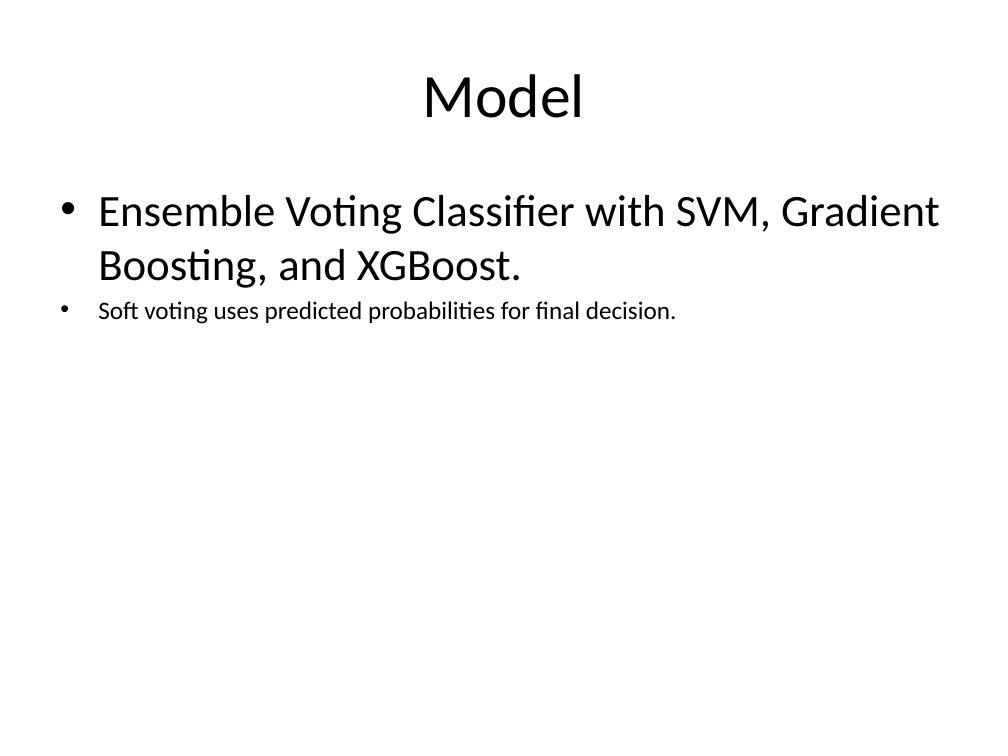
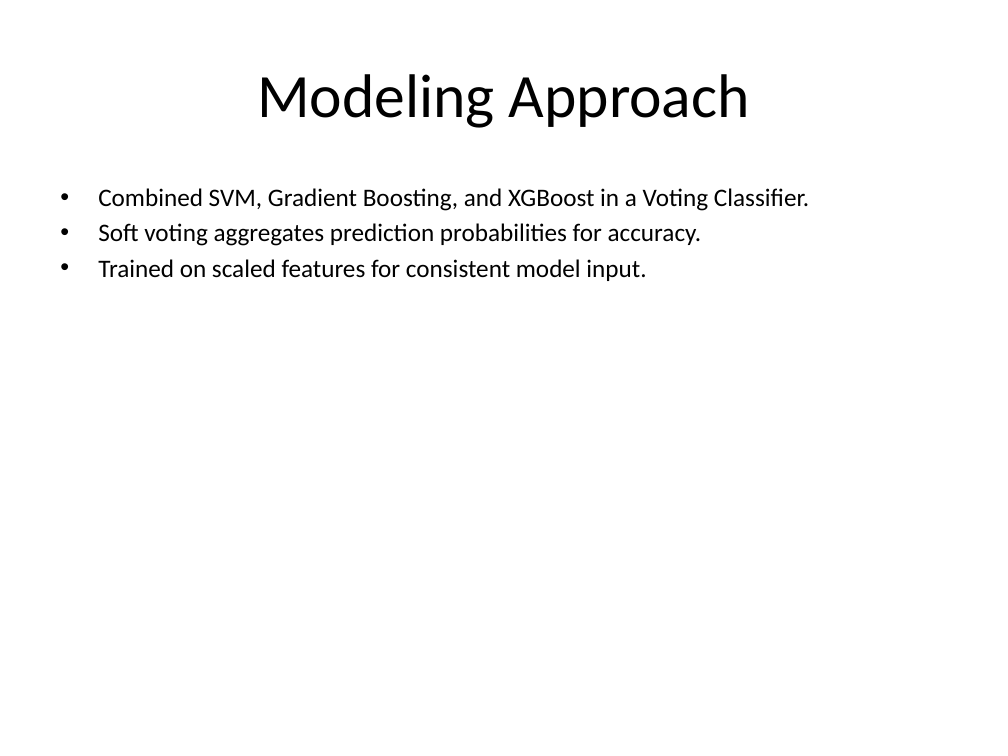
Before and after one commit to Luckyrajbhar/bank-customer-churn-ml, a slide deck: slide 5 of Bank_Churn_Presentation.pptx (slide 4 before the commit). Drawn at 1008x756 pixels with LibreOffice and Linux fonts; fonts in the diff are those of the drawing. Boxes give left, top, right and bottom in pixels: in the first picture for what was removed or moved away, otherwise in the second. Text is boxed around its words. In the diff, an @@ line names an element or a change of style, - is before the commit and + after.

```diff
--- a/Bank_Churn_Presentation.pptx
+++ b/Bank_Churn_Presentation.pptx
@@ title at [257,74,750,128]: text changed @@
-Model
+Modeling Approach
@@ text at [98,188,809,281]: text changed; size 32 to 18 pt @@
-• Ensemble Voting Classifier with SVM, Gradient Boosting, and XGBoost.
-• Soft voting uses predicted probabilities for final decision.
+• Combined SVM, Gradient Boosting, and XGBoost in a Voting Classifier.
+• Soft voting aggregates prediction probabilities for accuracy.
+• Trained on scaled features for consistent model input.
```
Also in this commit, not shown: 4 other slides changed, 3 slides added, 1 slide removed, 2 other files.
